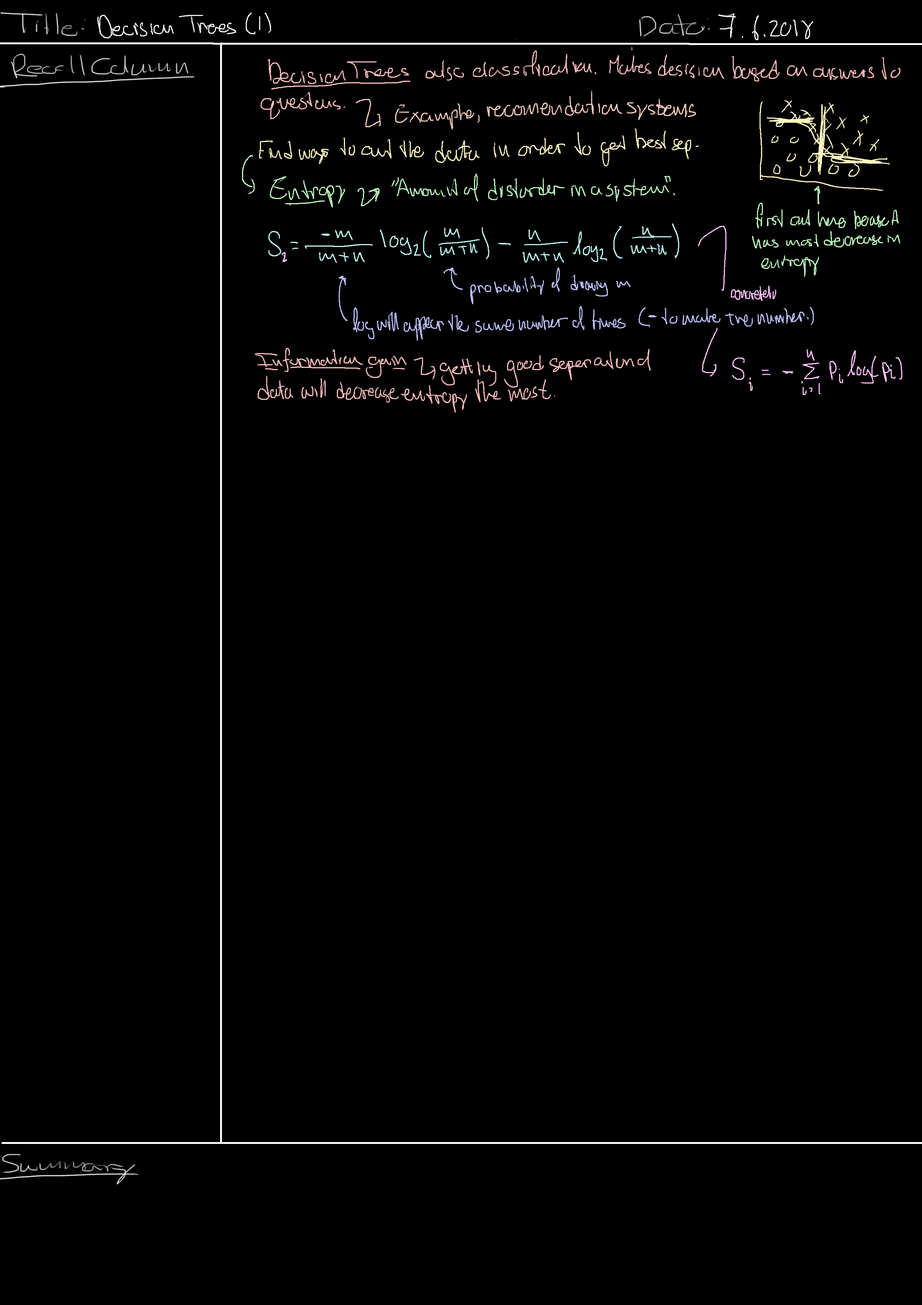
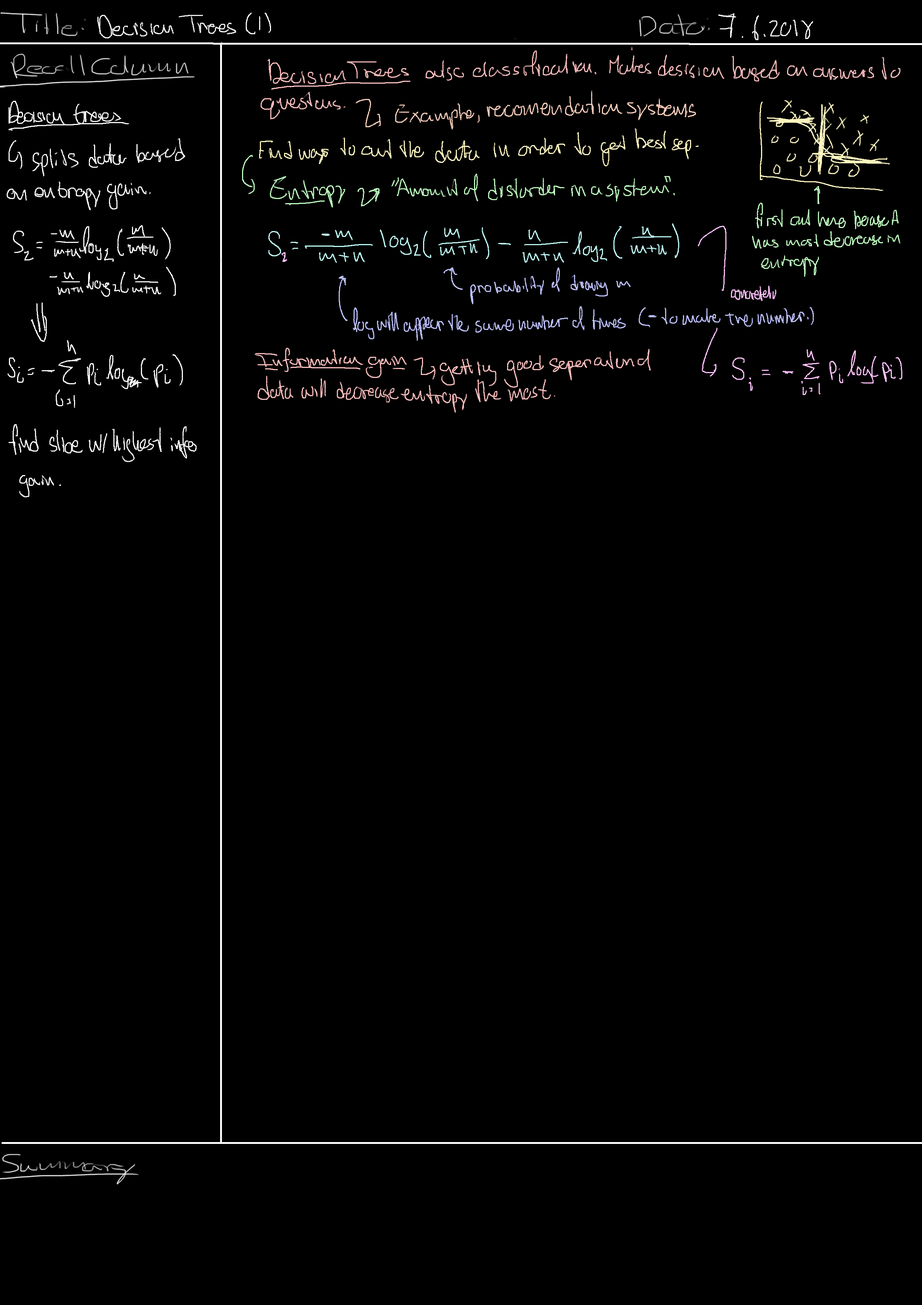
Layers edited between the first and the second 922×1305 image:
painted on "Background" over (6, 100, 197, 498)
